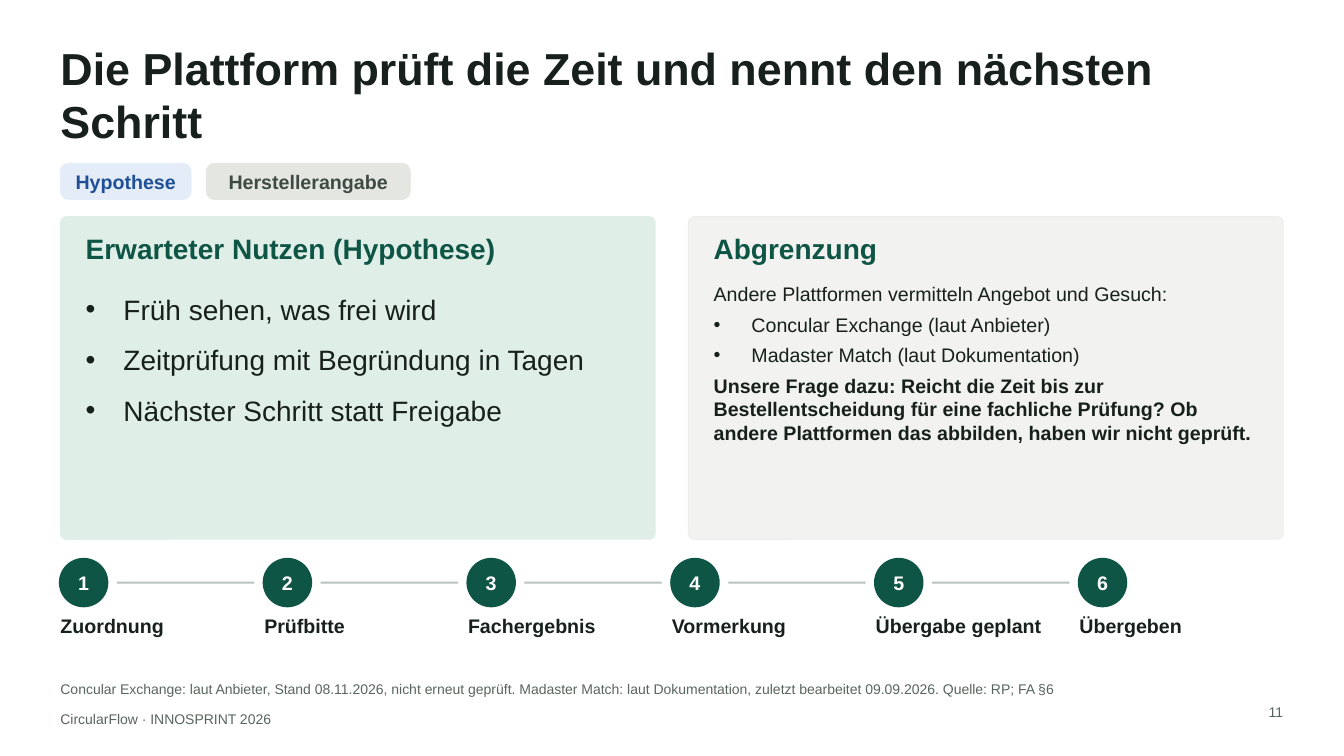
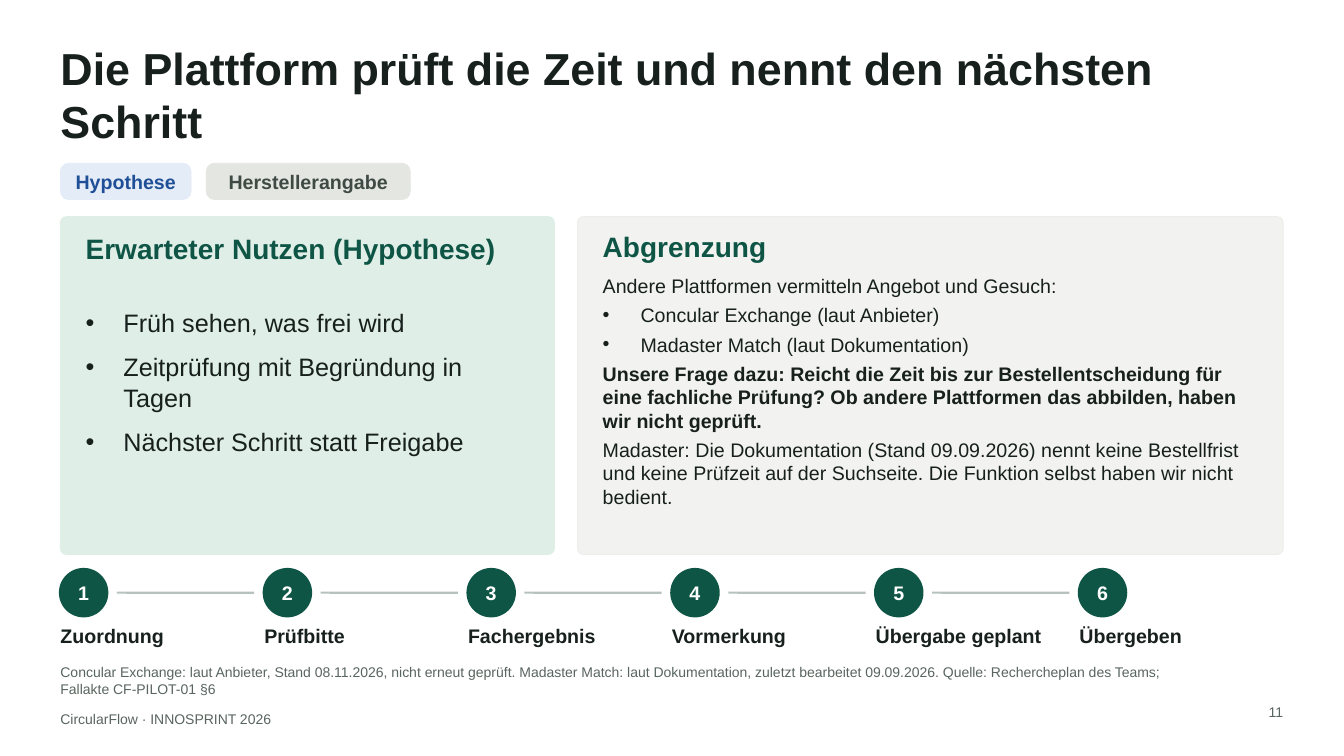
Before and after one commit to sammo3332/CircularFlow, a slide deck: slide 11 of pitch/innosprint-2026/ausgabe/empfohlen-zur-abgabe/CircularFlow_INNOSPRINT2026_Fassung-A_Umbaufall.pptx. Drawn at 1344x756 pixels with LibreOffice and Linux fonts; fonts in the diff are those of the drawing. Boxes give left, top, right and bottom in pixels: in the first picture for what was removed or moved away, otherwise in the second. Text is boxed around its words. In the diff, an @@ line names an element or a change of style, - is before the commit and + after.

```diff
--- a/pitch/innosprint-2026/ausgabe/empfohlen-zur-abgabe/CircularFlow_INNOSPRINT2026_Fassung-A_Umbaufall.pptx
+++ b/pitch/innosprint-2026/ausgabe/empfohlen-zur-abgabe/CircularFlow_INNOSPRINT2026_Fassung-A_Umbaufall.pptx
@@ rounded rectangle: place and size @@
-rounded rectangle at bbox=[60, 217, 655, 539]
+rounded rectangle at bbox=[60, 217, 555, 555]
@@ rounded rectangle at bbox=[60, 217, 555, 555]: proportions changed @@
@@ rounded rectangle at bbox=[578, 217, 1284, 555]: proportions changed @@
@@ rounded rectangle: place and size @@
-rounded rectangle at bbox=[689, 217, 1284, 539]
+rounded rectangle at bbox=[578, 217, 1284, 555]
@@ text "Abgrenzung": place and size @@
-text "Abgrenzung" at bbox=[714, 238, 877, 264]
+text "Abgrenzung" at bbox=[603, 236, 766, 262]
@@ text at bbox=[603, 278, 1236, 432]: less space between paragraphs @@
@@ text "Andere Plattformen vermitteln Angebot und ...": place and size @@
-text "Andere Plattformen vermitteln Angebot und ..." at bbox=[714, 286, 1251, 444]
+text "Andere Plattformen vermitteln Angebot und ..." at bbox=[603, 278, 1238, 504]
@@ text "Früh sehen, was frei wird": place and size @@
-text "Früh sehen, was frei wird" at bbox=[123, 299, 584, 426]
+text "Früh sehen, was frei wird" at bbox=[123, 313, 463, 457]
@@ text "Früh sehen, was frei wird" at bbox=[123, 313, 463, 457]: size 20 to 18 pt; less space between paragraphs @@
@@ text at bbox=[603, 442, 1238, 504]: paragraph added @@
+Madaster: Die Dokumentation (Stand 09.09.2026) nennt keine Bestellfrist und keine Prüfzeit auf der Suchseite. Die Funktion selbst haben wir nicht bedient.
@@ 6 texts, 6 ellipses, 5 lines: place and size @@
-6 texts, 6 ellipses, 5 lines at bbox=[60, 560, 1181, 637]
+6 texts, 6 ellipses, 5 lines at bbox=[60, 570, 1181, 647]
@@ text at bbox=[60, 667, 1160, 695]: text changed @@
-Concular Exchange: laut Anbieter, Stand 08.11.2026, nicht erneut geprüft. Madaster Match: laut Dokumentation, zuletzt bearbeitet 09.09.2026. Quelle: RP; FA §6
+Concular Exchange: laut Anbieter, Stand 08.11.2026, nicht erneut geprüft. Madaster Match: laut Dokumentation, zuletzt bearbeitet 09.09.2026. Quelle: Rechercheplan des Teams; Fallakte CF-PILOT-01 §6
```
Also in this commit, not shown: 14 other slides changed, 25 other files.
